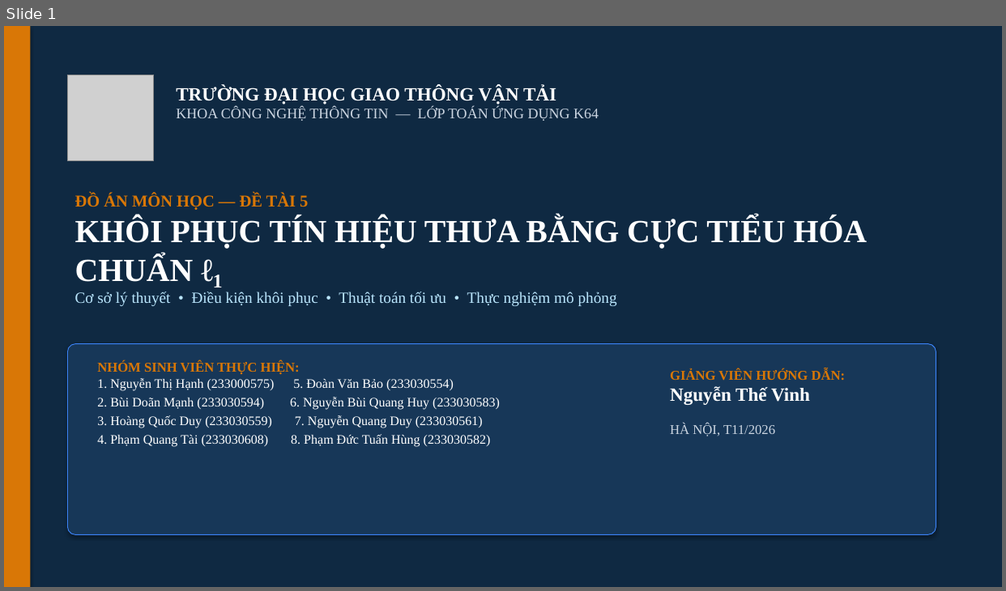
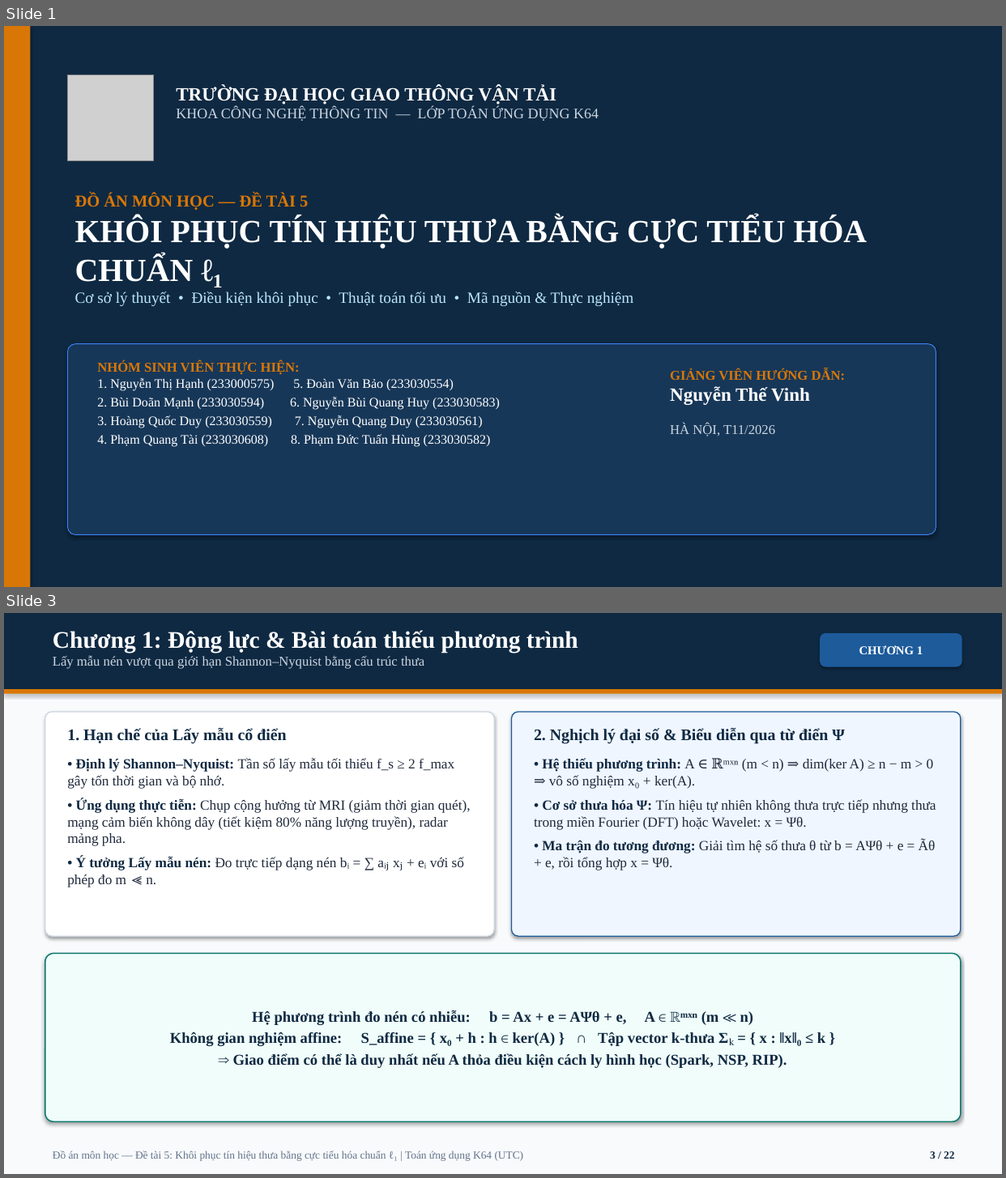
Before and after one commit to Daisme12/Do_an_mon, a slide deck: Thuyet_trinh_De_tai_5.pptx. Shown one above the other, each under a label of ours: slide 1 before the commit, slides 1 and 3 after it; the slides between them are not shown. The pictures are 1006x591 and 1006x1178 pixels, drawn with LibreOffice and Linux fonts; fonts in the diff are those of the drawing; grey boxes stand for pictures. Boxes give left, top, right and bottom in pixels: in the first picture for what was removed or moved away, otherwise in the second. Text is boxed around its words. In the diff, an @@ line names an element or a change of style, - is before the commit and + after.

Commit message:
Mở rộng slide thuyết trình lên 22 trang: đầy đủ công thức toán, code Python và toàn bộ kết quả thực nghiệm

```diff
--- a/Thuyet_trinh_De_tai_5.pptx
+++ b/Thuyet_trinh_De_tai_5.pptx
@@ slide 3 added at box(4, 613, 1002, 1174), background #F8FAFC @@
@@ rectangle added at box(4, 613, 1002, 689), fill #0F2942 @@
@@ text added at box(53, 630, 578, 669), 13 pt, text #CBD5E1 @@
+Chương 1: Động lực & Bài toán thiếu phương trình
+Lấy mẫu nén vượt qua giới hạn Shannon–Nyquist bằng cấu trúc thưa
@@ rounded rectangle added at box(820, 633, 962, 667), fill #1D5B9B, 11.5 pt, text #FFFFFF, bold @@
+CHƯƠNG 1
@@ rectangle added at box(4, 689, 1002, 694), fill #D97706 @@
@@ rounded rectangle added at box(45, 712, 494, 936), fill #FFFFFF, outline #CBD5E1 1 pt @@
@@ text added at box(67, 728, 286, 744), 15.5 pt, text #0F2942, bold @@
+1. Hạn chế của Lấy mẫu cổ điển
@@ rounded rectangle added at box(512, 712, 961, 936), fill #EFF6FF, outline #1D5B9B 1 pt @@
@@ text added at box(534, 728, 845, 744), 15.5 pt, text #0F2942, bold @@
+2. Nghịch lý đại số & Biểu diễn qua từ điển Ψ
@@ text added at box(67, 758, 471, 888), 13.5 pt, text #1E293B @@
+• Định lý Shannon–Nyquist: Tần số lấy mẫu tối thiểu f_s ≥ 2 f_max gây tốn thời gian và bộ nhớ.
+• Ứng dụng thực tiễn: Chụp cộng hưởng từ MRI (giảm thời gian quét), mạng cảm biến không dây (tiết kiệm 80% năng lượng truyền), radar mảng pha.
+• Ý tưởng Lấy mẫu nén: Đo trực tiếp dạng nén bᵢ = ∑ aᵢⱼ xⱼ + eᵢ với số phép đo m ≪ n.
@@ text added at box(534, 758, 936, 871), 13.5 pt, text #1E293B @@
+• Hệ thiếu phương trình: A ∈ ℝᵐˣⁿ (m < n) ⇒ dim(ker A) ≥ n − m > 0 ⇒ vô số nghiệm x₀ + ker(A).
+• Cơ sở thưa hóa Ψ: Tín hiệu tự nhiên không thưa trực tiếp nhưng thưa trong miền Fourier (DFT) hoặc Wavelet: x = Ψθ.
+• Ma trận đo tương đương: Giải tìm hệ số thưa θ từ b = AΨθ + e = Ãθ + e, rồi tổng hợp x = Ψθ.
@@ rounded rectangle added at box(45, 954, 961, 1122), fill #F0FDFA, outline #0D7A6F 1.2 pt, 14.5 pt, text #0F2942, bold @@
+Hệ phương trình đo nén có nhiễu: b = Ax + e = AΨθ + e, A ∈ ℝᵐˣⁿ (m ≪ n)
+Không gian nghiệm affine: S_affine = { x₀ + h : h ∈ ker(A) } ∩ Tập vector k-thưa Σₖ = { x : ‖x‖₀ ≤ k }
+⇒ Giao điểm có thể là duy nhất nếu A thỏa điều kiện cách ly hình học (Spark, NSP, RIP).
@@ text added at box(53, 1151, 524, 1161), 10.5 pt, text #64748B @@
+Đồ án môn học — Đề tài 5: Khôi phục tín hiệu thưa bằng cực tiểu hóa chuẩn ℓ₁ | Toán ứng dụng K64 (UTC)
@@ text added at box(930, 1152, 954, 1159), 10.5 pt, text #0F2942, bold @@
+3 / 22
@@ slide 1 changed as well @@
@@ text at box(75, 292, 634, 306): text changed @@
-Cơ sở lý thuyết • Điều kiện khôi phục • Thuật toán tối ưu • Thực nghiệm mô phỏng
+Cơ sở lý thuyết • Điều kiện khôi phục • Thuật toán tối ưu • Mã nguồn & Thực nghiệm
```
Also in this commit, not shown: 6 other slides changed, 14 other slides added, 5 slides removed.
